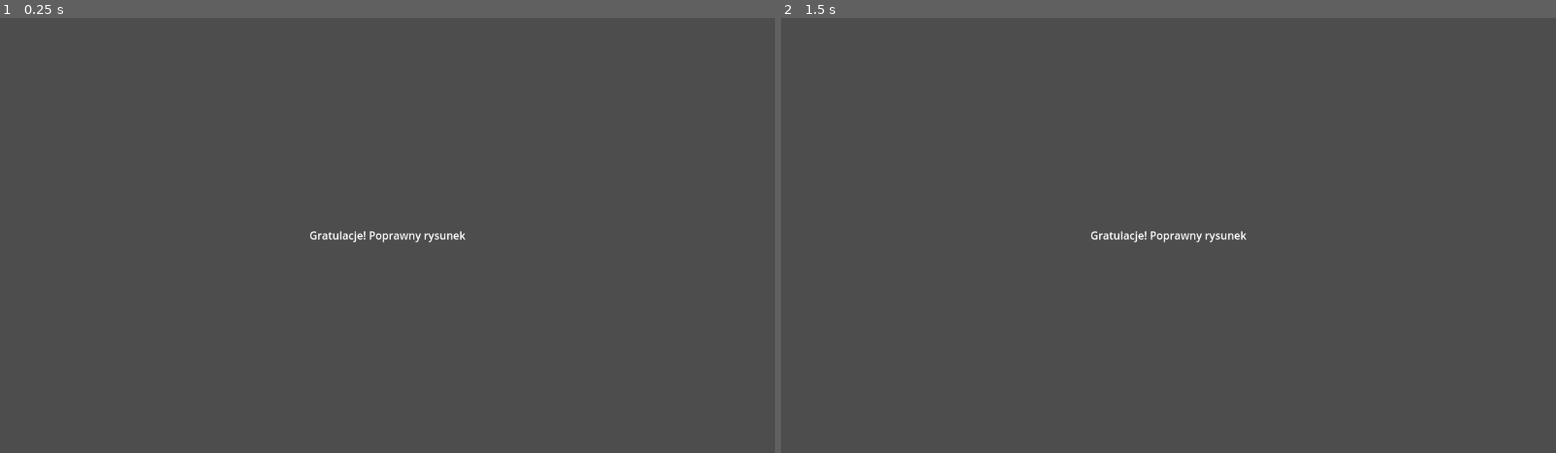
Above: before the commit, frames 1-2 (left to right).
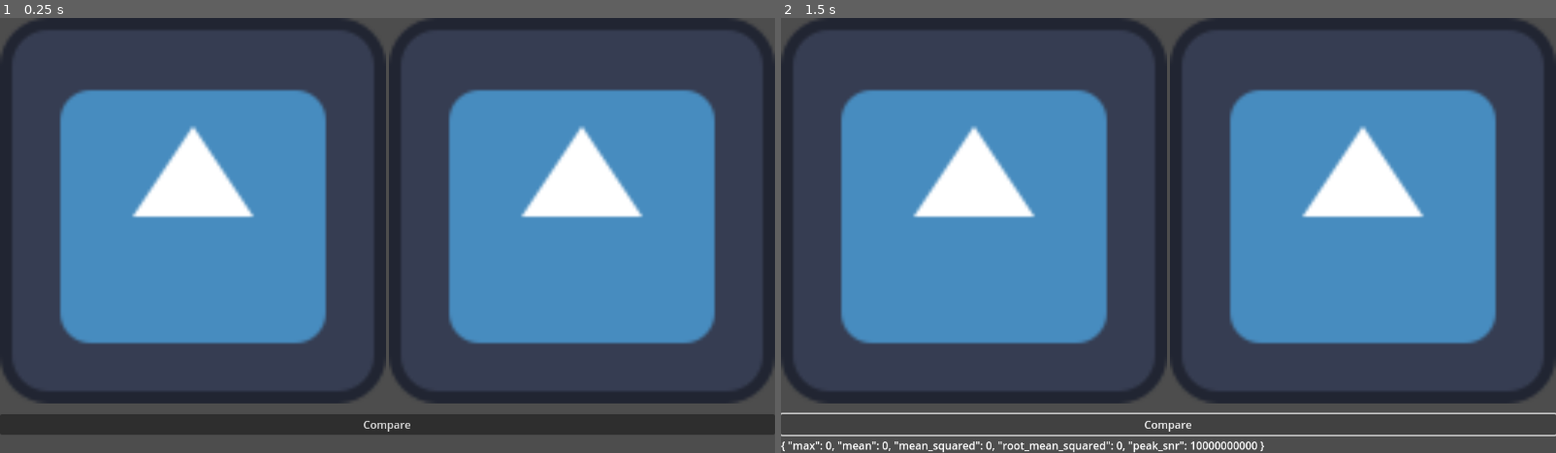
Above: after the commit, the same moments.

Repository: FeniXb3/the-painter
Game: Godot game, scene res://main.tscn
Two runs of this game, one before a commit and one after it. Both use one fixed random seed, a clock stepped at 60 frames per second and the inputs below. The engine's default icon, where the game draws it, is replaced by a stand-in: a white triangle on a blue panel in a dark square.
Inputs (mouse positions are in pixels of both pictures, inside the frame that each line leads up to):
- Up to frame 1 (0.25 s): no input
- Up to frame 2 (1.5 s): click (1168, 422) at 0.5 s, where only the run after the commit has a clickable "Compare"; click (1168, 422) at 1.25 s, where only the run after the commit has a clickable "Compare"

The runs differ from the first frame. In frame 1, 56% of the frame differs, in the area x 0-100%, y 0-96%; in frame 2, 53%.

Commit message:
Show images to compare

Diff:
--- /dev/null
+++ b/main.gd
@@ -0,0 +1,11 @@
+extends Node2D
+
+
+# Called when the node enters the scene tree for the first time.
+func _ready() -> void:
+	pass # Replace with function body.
+
+
+# Called every frame. 'delta' is the elapsed time since the previous frame.
+func _process(delta: float) -> void:
+	pass
--- a/main.tscn
+++ b/main.tscn
@@ -1,9 +1,73 @@
-[gd_scene load_steps=2 format=3 uid="uid://cse47c1bcffbc"]
+[gd_scene load_steps=4 format=3 uid="uid://cse47c1bcffbc"]
 
 [ext_resource type="PackedScene" uid="uid://c01pevtnb866j" path="res://win_screen.tscn" id="1_rt2aw"]
+[ext_resource type="Texture2D" uid="uid://dowo5xfnk0eno" path="res://icon.svg" id="2_fyhtr"]
 
-[node name="Main" type="Node2D"]
+[sub_resource type="GDScript" id="GDScript_eqtlw"]
+script/source = "extends Node2D
+
+@export var source: TextureRect
+@export var target: TextureRect
+@export var label: Label
+
+# Called when the node enters the scene tree for the first time.
+func _ready() -> void:
+	pass # Replace with function body.
+
+
+# Called every frame. 'delta' is the elapsed time since the previous frame.
+func _process(delta: float) -> void:
+	pass
+
+
+func _on_button_pressed() -> void:
+	var source_image := source.texture.get_image()
+	var target_image := target.texture.get_image()
+	var metrics := source_image.compute_image_metrics(target_image, true)
+	label.text = str(metrics)
+"
+
+[node name="Main" type="Node2D" node_paths=PackedStringArray("source", "target", "label")]
+script = SubResource("GDScript_eqtlw")
+source = NodePath("DrawingLayer/VBoxContainer/HBoxContainer/Source")
+target = NodePath("DrawingLayer/VBoxContainer/HBoxContainer/Target")
+label = NodePath("DrawingLayer/VBoxContainer/Label")
+
+[node name="DrawingLayer" type="CanvasLayer" parent="."]
+
+[node name="VBoxContainer" type="VBoxContainer" parent="DrawingLayer"]
+anchors_preset = 15
+anchor_right = 1.0
+anchor_bottom = 1.0
+grow_horizontal = 2
+grow_vertical = 2
+
+[node name="HBoxContainer" type="HBoxContainer" parent="DrawingLayer/VBoxContainer"]
+layout_mode = 2
+size_flags_vertical = 3
+
+[node name="Source" type="TextureRect" parent="DrawingLayer/VBoxContainer/HBoxContainer"]
+layout_mode = 2
+size_flags_horizontal = 3
+texture = ExtResource("2_fyhtr")
+stretch_mode = 4
+
+[node name="Target" type="TextureRect" parent="DrawingLayer/VBoxContainer/HBoxContainer"]
+layout_mode = 2
+size_flags_horizontal = 3
+texture = ExtResource("2_fyhtr")
+stretch_mode = 4
+
+[node name="Button" type="Button" parent="DrawingLayer/VBoxContainer"]
+layout_mode = 2
+text = "Compare"
+
+[node name="Label" type="Label" parent="DrawingLayer/VBoxContainer"]
+layout_mode = 2
 
 [node name="CanvasLayer" type="CanvasLayer" parent="."]
+visible = false
 
 [node name="WinScreen" parent="CanvasLayer" instance=ExtResource("1_rt2aw")]
+
+[connection signal="pressed" from="DrawingLayer/VBoxContainer/Button" to="." method="_on_button_pressed"]
